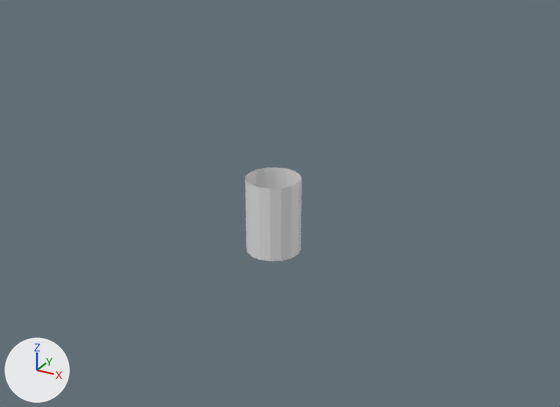
What one commit did to the Blender file semestre2/modelagem_para_cenarios_tridimensionais/Barril/barril-1.blend.
Rendered twice from a 50 mm lens placed at (7.58, -13.49, 7.87), pointed at (-0.75, 1.67, 0.3). Every picture has the same lights, and +X, +Y and +Z are marked at lower left.

The scene before the commit, as lines of its bpy script (objects in view):
```python
me_circle = bpy.data.meshes.new('Circle')
me_circle.from_pydata(...)  # 64 vertices, 48 faces; spans x -1.0..1.0, y -1.0..1.0, z 0.0..1.7
ob_circle = bpy.data.objects.new('Circle', me_circle)
ob_circle.location = (0.0, 0.0, 0.0)
ob_circle.scale = (0.61, 0.61, 1.0)
```
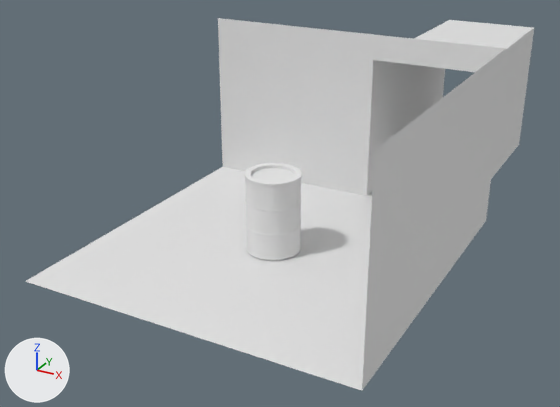
Commit message: aula barril

Boxes (x1, y1, x2, y2) around the edits, measured in the pictures (560 x 407 px):
'Plane.002', added: after (218, 18, 506, 390)
'Plane.001', added: after (26, 167, 372, 391)
'Plane.003', added: after (367, 20, 534, 195)
'Circle', reshaped, moved: before (245, 167, 302, 261); after (245, 163, 302, 260)
part 1 of me_circle, built on: before (245, 167, 302, 261); after (245, 163, 302, 260)

Edits to the bpy script that builds the scene:
```text
Add mat_barril_1:
    mat_barril_1 = diffuse_material('Barril-1')
    mat_barril_1.base_color = (0.8, 0.8, 0.8)  # white #e7e7e7
Change me_circle:
    used by ob_circle; location = (0.0, 0.0, 0.0); scale = (0.61, 0.61, 1.0)
    remove me_circle.from_pydata(...)  # 64 vertices, 48 faces; spans x -1.0..1.0, y -1.0..1.0, z 0.0..1.7
    add me_circle.from_pydata(...)  # 480 vertices, 466 faces; spans x -1.03..1.03, y -1.03..1.03, z -0.04..1.75
    me_circle part 1: 64 vertices removed from x -1.0..1.0, y -1.0..1.0, z 0.0..1.7; 480 vertices added at x -1.03..1.03, y -1.03..1.03, z -0.04..1.75
    me_circle part 2: the surface is now shaded smooth
    add me_circle.materials.append(mat_barril_1)  # white #e7e7e7
Add me_plane_001:
    me_plane_001.from_pydata([(-1.0, -1.0, 0.0), (1.0, -1.0, 0.0), (-1.0, 1.0, 0.0), (1.0, 1.0, 0.0), (0.17, -1.0, 0.0), (0.84, -1.0, 0.0), (0.84, 1.0, 0.0), (0.17, 1.0, 0.0), (0.84, 2.59, 0.0), (0.17, 2.59, 0.0)], [], [(5, 1, 3, 6), (0, 4, 7, 2), (4, 5, 6, 7), (7, 6, 8, 9)])
Add me_plane_002:
    me_plane_002.from_pydata(...)  # 15 vertices, 7 faces; spans x -1.0..1.0, y -1.0..1.0, z 0.0..1.11
Add me_plane_003:
    me_plane_003.from_pydata([(0.84, 1.0, 0.0), (0.17, 1.0, 0.0), (0.84, 1.0, 0.94), (0.17, 1.0, 0.94), (0.84, 2.59, 0.0), (0.17, 2.59, 0.0), (0.84, 2.59, 0.94), (0.17, 2.59, 0.94)], [], [(0, 2, 6, 4), (2, 3, 7, 6), (3, 1, 5, 7)])
Change ob_circle:
    ob_circle.location: (0.0, 0.0, 0.0) -> (0.0, 0.0, 0.05)
Add ob_plane_001:
    ob_plane_001 = bpy.data.objects.new('Plane.001', me_plane_001)
    ob_plane_001.location = (0.0, 0.0, 0.0)
    ob_plane_001.scale = (3.75, 3.75, 3.75)
Add ob_plane_002:
    ob_plane_002 = bpy.data.objects.new('Plane.002', me_plane_002)
    ob_plane_002.location = (0.0, 0.0, 0.0)
    ob_plane_002.scale = (3.75, 3.75, 3.75)
Add ob_plane_003:
    ob_plane_003 = bpy.data.objects.new('Plane.003', me_plane_003)
    ob_plane_003.location = (0.0, 0.0, 0.0)
    ob_plane_003.scale = (3.75, 3.75, 3.75)
```
